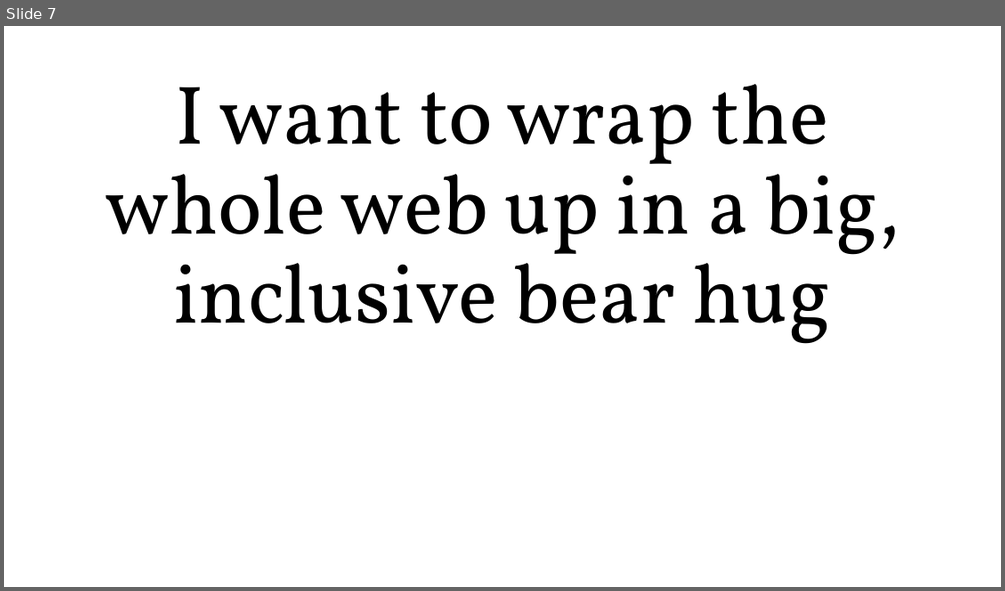
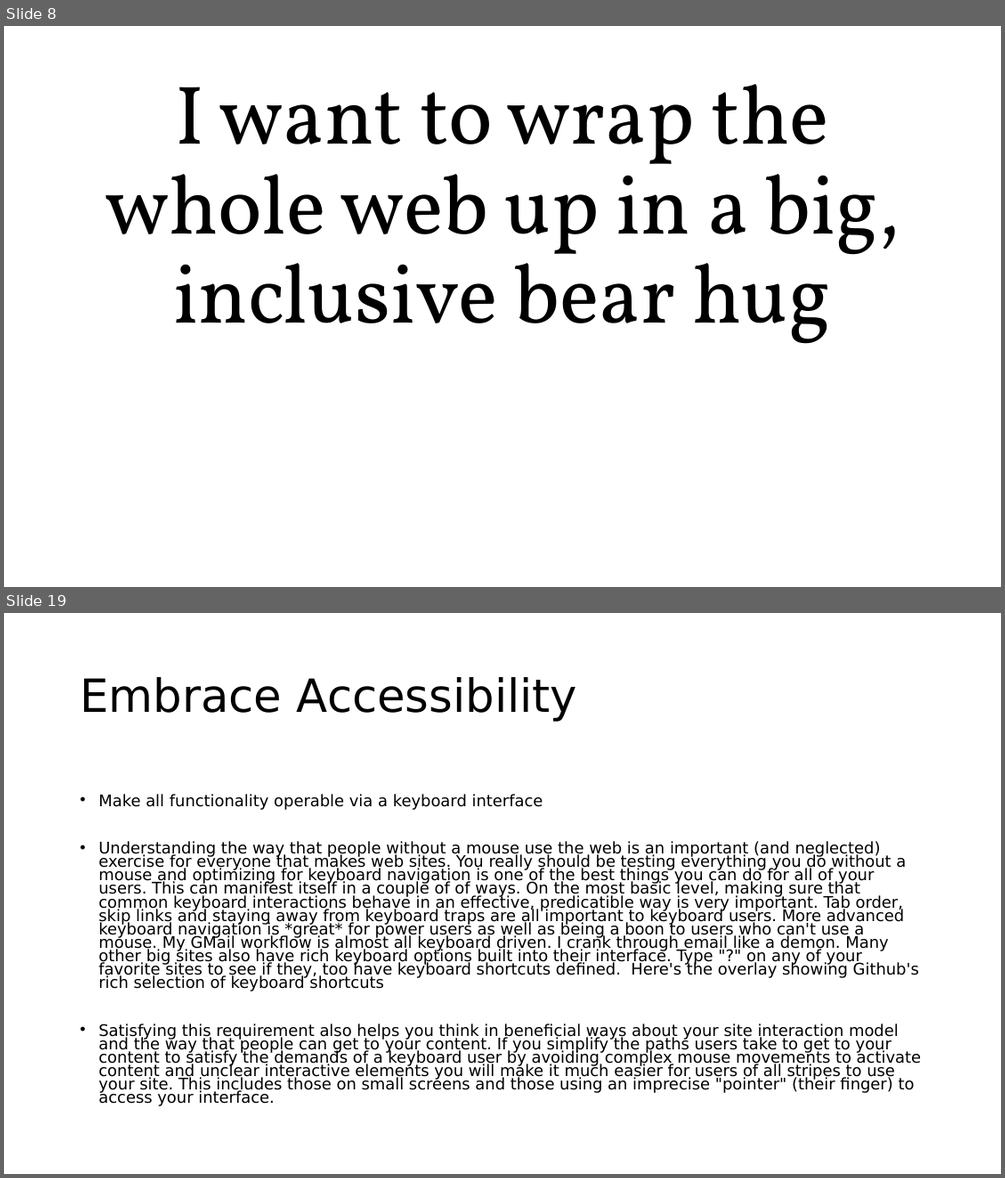
Before and after one commit to roblarsen/rob-larsen-presentations, a slide deck: wild-world-web.pptx. Shown one above the other, each under a label of ours: slide 7 before the commit, slides 8 and 19 after it; the slides between them are not shown. The pictures are 1005x591 and 1005x1178 pixels, drawn with LibreOffice and Linux fonts; fonts in the diff are those of the drawing; background and template pictures are left out. Boxes give left, top, right and bottom in pixels: in the first picture for what was removed or moved away, otherwise in the second. Text is boxed around its words. In the diff, an @@ line names an element or a change of style, - is before the commit and + after.

Commit message:
29 slides, yo

```diff
--- a/wild-world-web.pptx
+++ b/wild-world-web.pptx
@@ slide 19 added at (4,613,1001,1174), background picture (left out) @@
@@ title added at (80,677,577,721), 44 pt, text #000000 @@
+Embrace Accessibility
@@ text added at (98,794,921,1106), 15.4 pt, text #000000 @@
+• Make all functionality operable via a keyboard interface
+• Understanding the way that people without a mouse use the web is an important (and neglected) exercise for everyone that makes web sites. You really should be testing everything you do without a mouse and optimizing for keyboard navigation is one of the best things you can do for all of your users. This can manifest itself in a couple of of ways. On the most basic level, making sure that common keyboard interactions behave in an effective, predicatible way is very important. Tab order, skip links and staying away from keyboard traps are all important to keyboard users. More advanced keyboard navigation is *great* for power users as well as being a boon to users who can't use a mouse. My GMail workflow is almost all keyboard driven. I crank through email like a demon. Many other big sites also have rich keyboard options built into their interface. Type "?" on any of your favorite sites to see if they, too have keyboard shortcuts defined. Here's the overlay showing Github's rich selection of keyboard shortcuts
+• Satisfying this requirement also helps you think in beneficial ways about your site interaction model and the way that people can get to your content. If you simplify the paths users take to get to your content to satisfy the demands of a keyboard user by avoiding complex mouse movements to activate content and unclear interactive elements you will make it much easier for users of all stripes to use your site. This includes those on small screens and those using an imprecise "pointer" (their finger) to access your interface.
@@ what was slide 7 is now slide 8 @@
```
Also in this commit, not shown: 21 other slides added.
